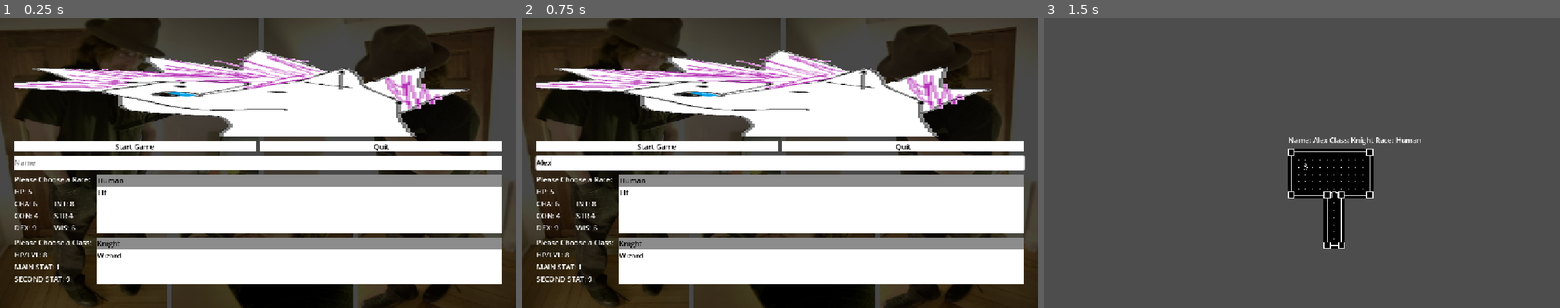
Above: before the commit, frames 1-3 (left to right).
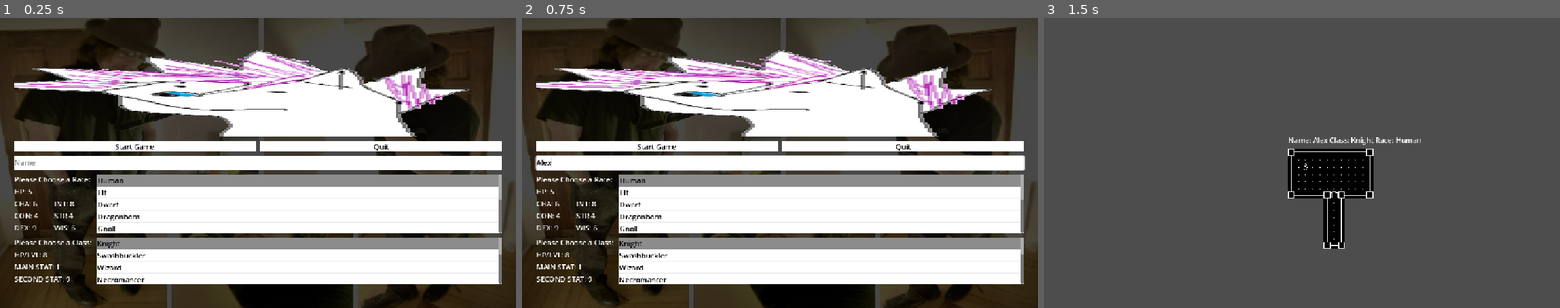
Above: after the commit, the same moments.

Repository: JohnScuzzman/Gnoll-Pointer-Godot-Game
Game: Godot game, scene res://level/main_menu.tscn
Two runs of this game, one before a commit and one after it. Both use one fixed random seed, a clock stepped at 60 frames per second and the inputs below.
Inputs (mouse positions are in pixels of both pictures, inside the frame that each line leads up to):
- Up to frame 1 (0.25 s): no input
- Up to frame 2 (0.75 s): click (780, 163) at 0.52 s; type "Alex" at 0.6 s
- Up to frame 3 (1.5 s): click "Start Game" at 1.25 s

The runs differ from the first frame. In frame 1, 0.6% of the frame differs, in the area x 18-98%, y 54-92%; in frame 2, 0.6%; in frame 3, nothing differs.

Commit message:
Added more classes and races from previous game

Diff:
--- a/level/main_menu.tscn
+++ b/level/main_menu.tscn
@@ -211,9 +211,19 @@
 theme_override_styles/hovered_selected = SubResource("StyleBoxFlat_48gui")
 theme_override_styles/hovered_selected_focus = SubResource("StyleBoxFlat_48gui")
 theme_override_styles/selected = SubResource("StyleBoxFlat_48gui")
-item_count = 2
+item_count = 12
 item_0/text = "Human"
 item_1/text = "Elf"
+item_2/text = "Dwarf"
+item_3/text = "Dragonborn"
+item_4/text = "Gnoll"
+item_5/text = "Avian"
+item_6/text = "Skeleton"
+item_7/text = "Mantis"
+item_8/text = "Automaton"
+item_9/text = "Werewolf"
+item_10/text = "Vampire"
+item_11/text = "Succubus"
 
 [node name="ClassContainer" type="HBoxContainer" parent="MainContainer/SelectorContainer" unique_id=1380692597]
 layout_mode = 2
@@ -272,9 +282,19 @@
 theme_override_styles/hovered_selected = SubResource("StyleBoxFlat_48gui")
 theme_override_styles/hovered_selected_focus = SubResource("StyleBoxFlat_48gui")
 theme_override_styles/selected = SubResource("StyleBoxFlat_48gui")
-item_count = 2
+item_count = 12
 item_0/text = "Knight"
-item_1/text = "Wizard"
+item_1/text = "Swashbuckler"
+item_2/text = "Wizard"
+item_3/text = "Necromancer"
+item_4/text = "Gunslinger"
+item_5/text = "Druid"
+item_6/text = "Ranger"
+item_7/text = "Dark Knight"
+item_8/text = "Warlock"
+item_9/text = "Conjurer"
+item_10/text = "Cyborg"
+item_11/text = "Bard"
 
 [connection signal="pressed" from="MainContainer/ButtonContainer/PlayButton" to="." method="_on_start_pressed"]
 [connection signal="pressed" from="MainContainer/ButtonContainer/QuitButton" to="." method="_on_quit_pressed"]
